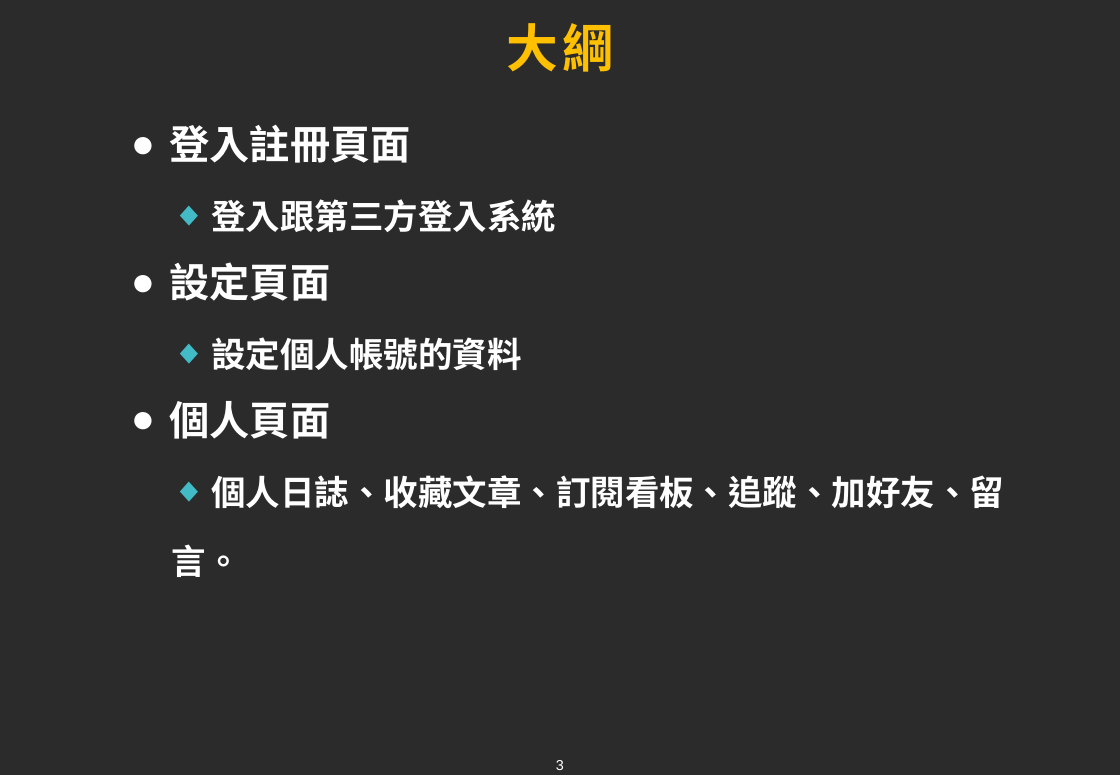
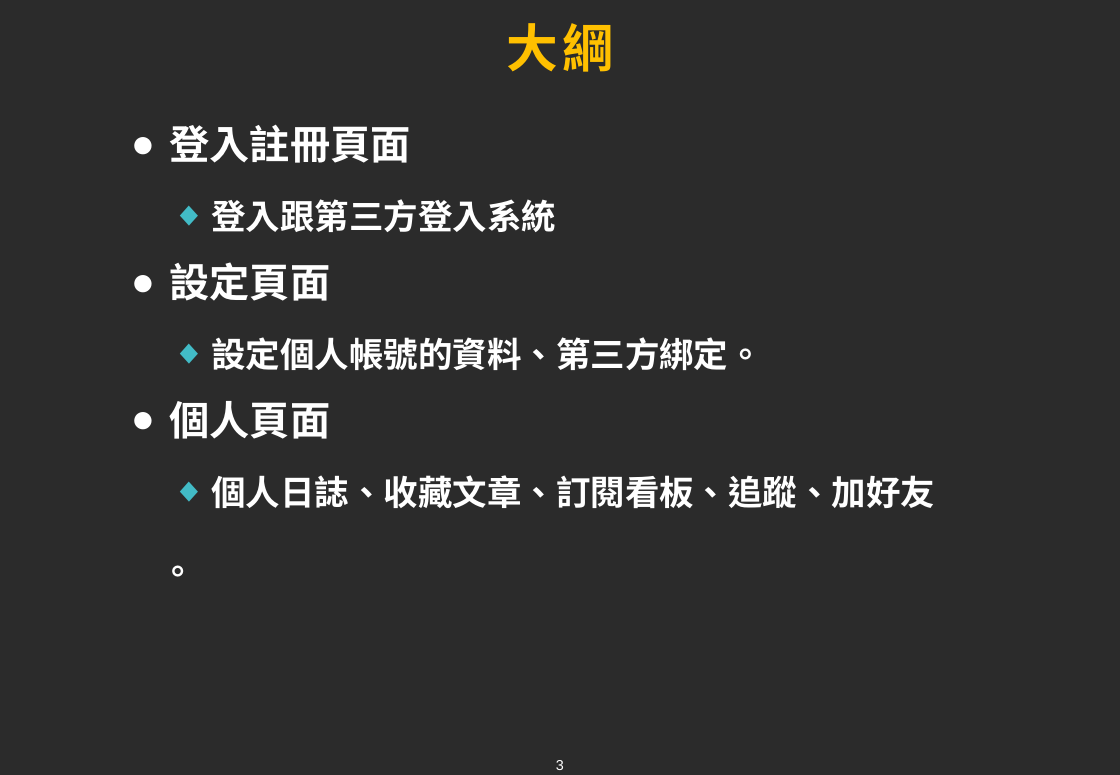
Before and after one commit to tim93009/FinalProject_GameForum, a slide deck: slide 3 of docs/ppt/xiong.pptx. Drawn at 1120x775 pixels with LibreOffice and Linux fonts; fonts in the diff are those of the drawing; background and template pictures are left out; a plain dark background stands for a picture behind light text. Boxes give left, top, right and bottom in pixels: in the first picture for what was removed or moved away, otherwise in the second. Text is boxed around its words. In the diff, an @@ line names an element or a change of style, - is before the commit and + after.

```diff
--- a/docs/ppt/xiong.pptx
+++ b/docs/ppt/xiong.pptx
@@ text at (212,337,763,370): text changed @@
-  ◆ 設定個人帳號的資料
+  ◆ 設定個人帳號的資料、第三方綁定。
@@ text at (172,475,936,577): text changed @@
-  ◆ 個人日誌、收藏文章、訂閱看板、追蹤、加好友、留
-  言。
+  ◆ 個人日誌、收藏文章、訂閱看板、追蹤、加好友
+  。
```
Also in this commit, not shown: 2 other slides changed, 3 slides added, 1 slide removed, 4 other files.
